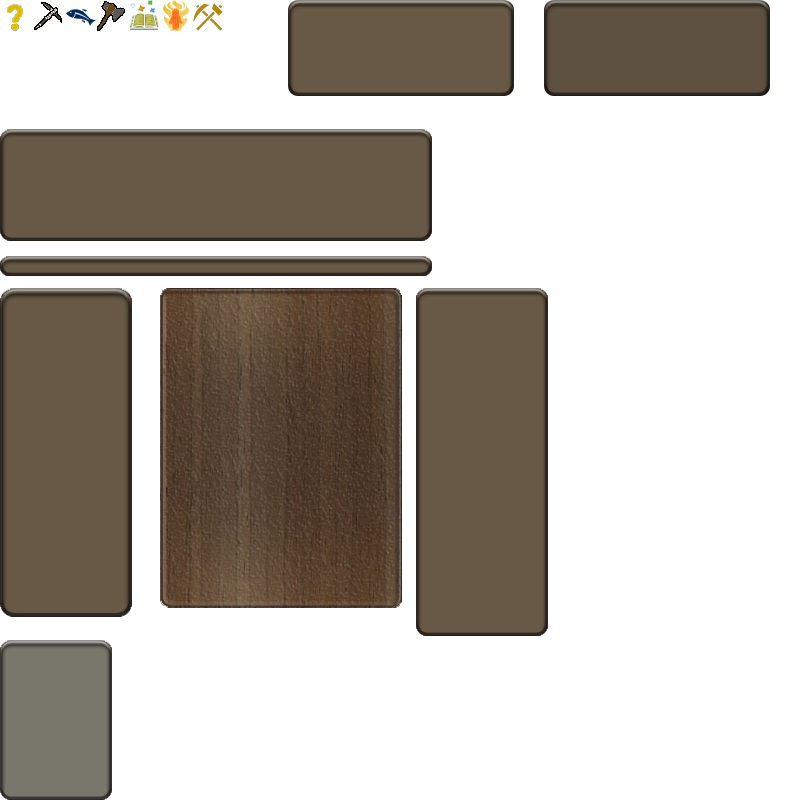
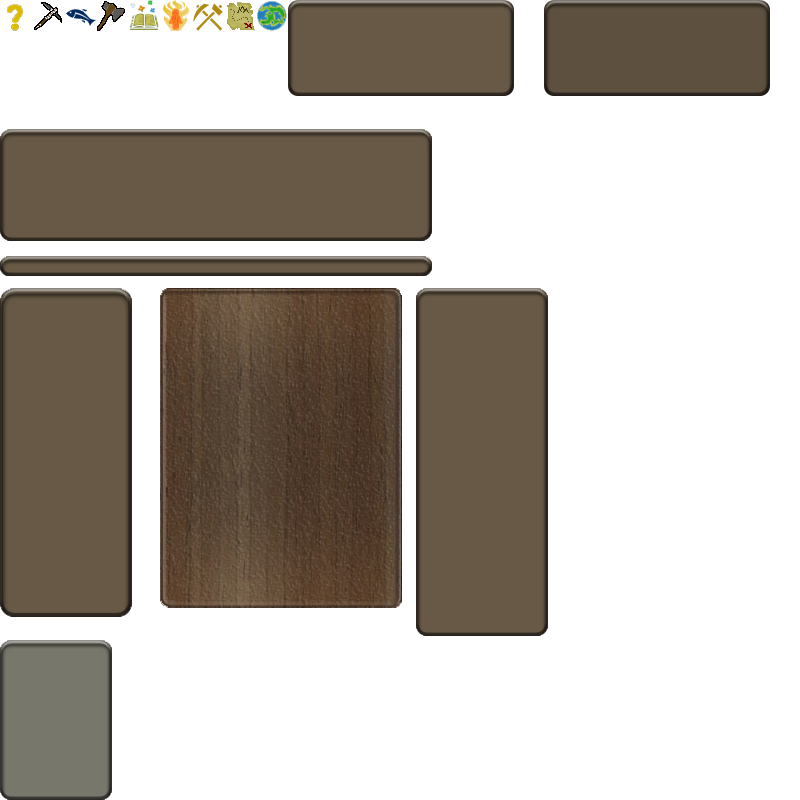
Layer changes from the first w=800, h=800 image to the second:
added layer "Layer 5" above "Layer 4" over box(257, 1, 287, 31)
added layer "Layer 4" above "Layer 1" over box(227, 2, 255, 31)
